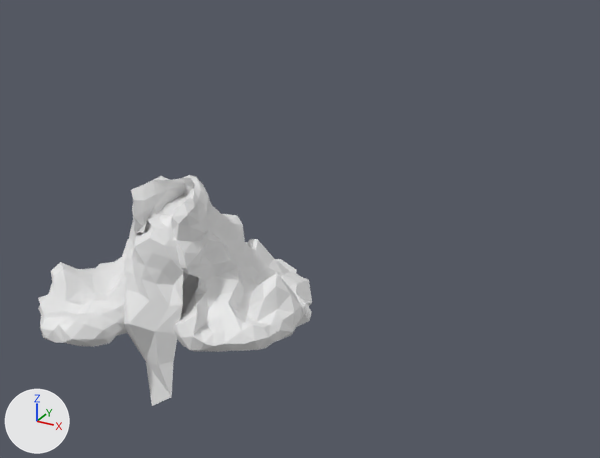
What one commit did to the FBX model Assets/Resources/3D Models/Board/WaterFall.fbx.
Rendered twice from a camera (50 mm lens) standing at (236.0, -245.0, 236.0) and looking at (-49.0, 274.0, -23.0). Arrows for +X, +Y and +Z are at lower left; the lights stay in place. Where no turn or scale is listed for an object, it has been applied to the vertices.

In view in the first picture: 'Cone', 'Water'.
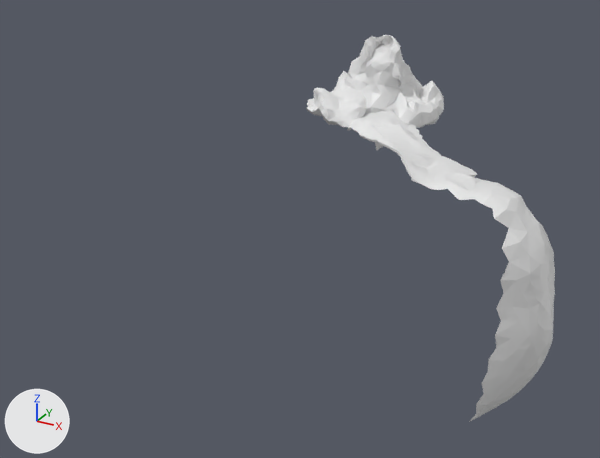
Changed parts and their boxes (x1, y1, x2, y2) in the pictures (600 x 458 px; the box of a moved part takes in the faces that stretch with it):
'Cone', reshaped, shading changed, moved, turned: before (38, 175, 312, 352); after (306, 35, 444, 128)
'Plane', added: after (347, 110, 555, 422)
'Water', reshaped, moved, turned: before (124, 189, 194, 406); after (362, 44, 400, 150)
part 2 of me_cone, moved or reshaped: before (38, 242, 309, 352); after (317, 79, 444, 128)
part 3 of me_cone, shading changed: before (38, 175, 312, 335); after (306, 35, 444, 116)

The change, as a diff of the scene's bpy script:
```diff
--- a/Assets/Resources/3D Models/Board/WaterFall.fbx.py
+++ b/Assets/Resources/3D Models/Board/WaterFall.fbx.py
@@ me_plane_001 @@
 # used by ob_water; location = (7.0, 47.5, 84.8); scale = (20.0, 20.0, 20.0)
-me_plane_001.from_pydata(...)  # 73 vertices, 111 faces; spans x -0.82..0.88, y -1.57..0.89, z -4.66..0.35
+me_plane_001.from_pydata(...)  # 73 vertices, 111 faces; spans x -1.06..0.98, y -1.59..0.89, z -4.55..0.18
+# me_plane_001 part 1
+# 71 vertices are removed from x -0.82..0.88, y -1.57..0.89, z -4.66..0.35
+# 111 faces are deleted
+# 71 vertices are added at x -1.06..0.98, y -1.59..0.89, z -4.55..0.18
+# 111 new faces join them
 me_plane_001.materials.append(mat_water)
@@ me_cone @@
 # used by ob_cone; location = (14.1, 57.3, 40.2); scale = (15.5, 15.5, 15.5)
-me_cone.from_pydata(...)  # 1148 vertices, 2292 faces; spans x -5.76..3.32, y -4.13..4.29, z -1.7..3.7
+me_cone.from_pydata(...)  # 1148 vertices, 2292 faces; spans x -5.76..3.39, y -4.37..4.29, z -2.74..3.7
+# me_cone part 2: 406 of 1148 vertices moved; they spanned x -4.95..3.26, y -4.13..3.87, z -1.7..0.47 and now span x -4.95..3.39, y -4.37..3.87, z -2.74..0.49; mean shift (0.0, -0.08, -0.34); largest move (-0.37, 1.41, -0.8) -> (-0.4, 0.98, -2.74)
+# me_cone part 3: edges marked sharp go from 3284 to 3315
 me_cone.materials.append(mat_material_001)
@@ me_plane @@
+me_plane.from_pydata(...)  # 1334 vertices, 2664 faces; spans x -108.0..142.0, y -78.0..113.0, z -200.0..14.0
@@ ob_water @@
 ob_water = bpy.data.objects.new('Water', me_plane_001)
-ob_water.location = (7.0, 47.5, 84.8)
+ob_water.location = (-78.5, 495.0, 71.7)
+ob_water.rotation_euler = (0.0, 0.0, 0.276)  # degrees (0, 0, 16)
 ob_water.scale = (20.0, 20.0, 20.0)
@@ ob_cone @@
 ob_cone = bpy.data.objects.new('Cone', me_cone)
-ob_cone.location = (14.1, 57.3, 40.2)
+ob_cone.location = (-74.3, 506.3, 27.1)
+ob_cone.rotation_euler = (0.0, 0.0, 0.276)  # degrees (0, 0, 16)
 ob_cone.scale = (15.5, 15.5, 15.5)
@@ ob_plane @@
+ob_plane = bpy.data.objects.new('Plane', me_plane)
+ob_plane.location = (-6.8, 393.0, 7.6)
```
